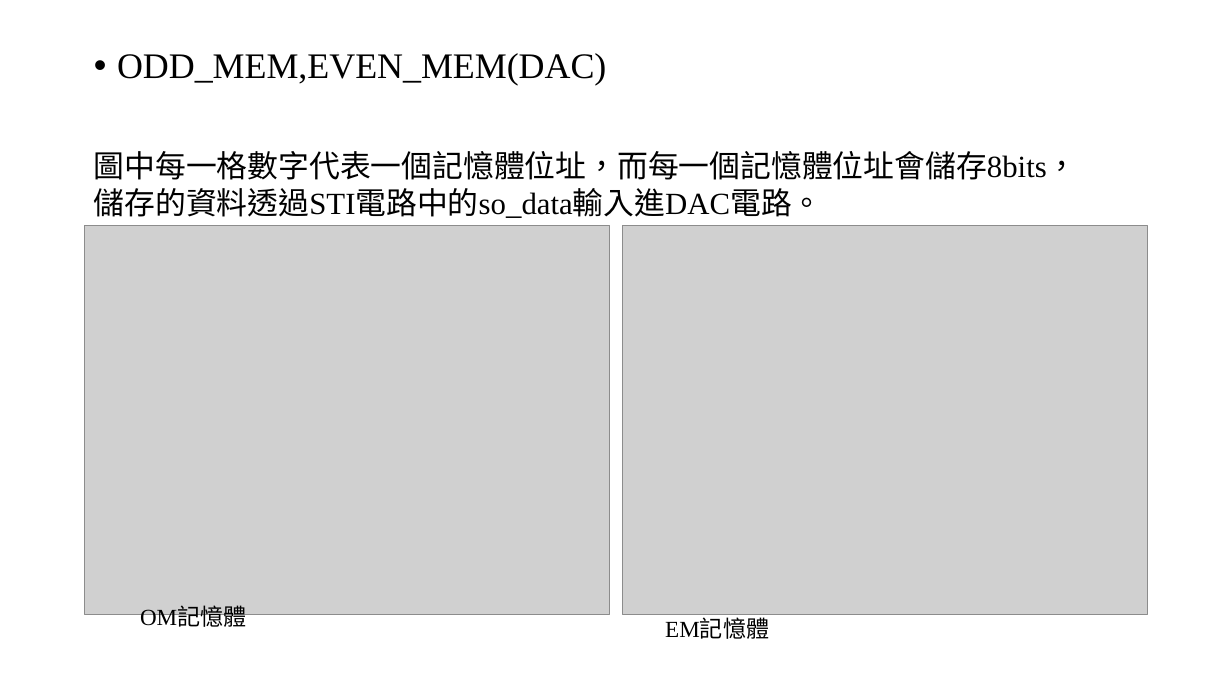
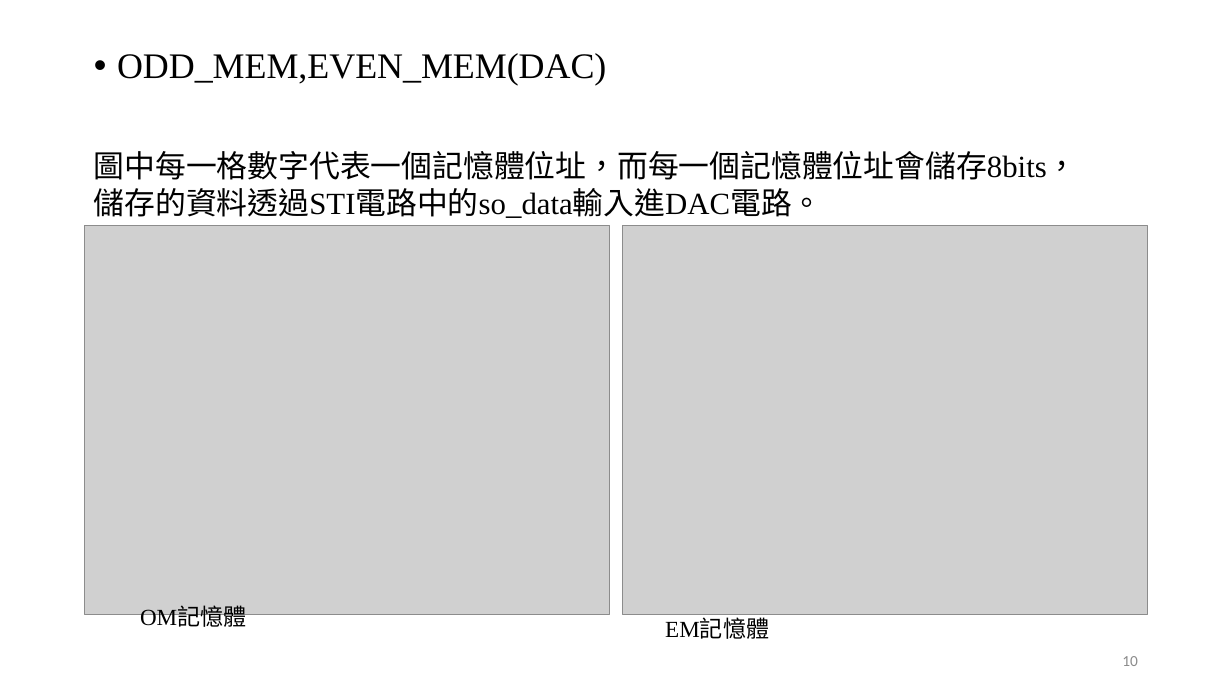
Before and after one commit to Chi-Yung/Chi-Yung, a slide deck: slide 11 of 報告.pptx. Drawn at 1232x693 pixels with LibreOffice and Linux fonts; fonts in the diff are those of the drawing; grey boxes stand for pictures. Boxes give left, top, right and bottom in pixels: in the first picture for what was removed or moved away, otherwise in the second. Text is boxed around its words. In the diff, an @@ line names an element or a change of style, - is before the commit and + after.

```diff
--- a/報告.pptx
+++ b/報告.pptx
@@ page number added at <box>1122,656,1138,666</box>, 12 pt, text #8C8C8C @@
+10
```
Also in this commit, not shown: 12 other slides changed.
